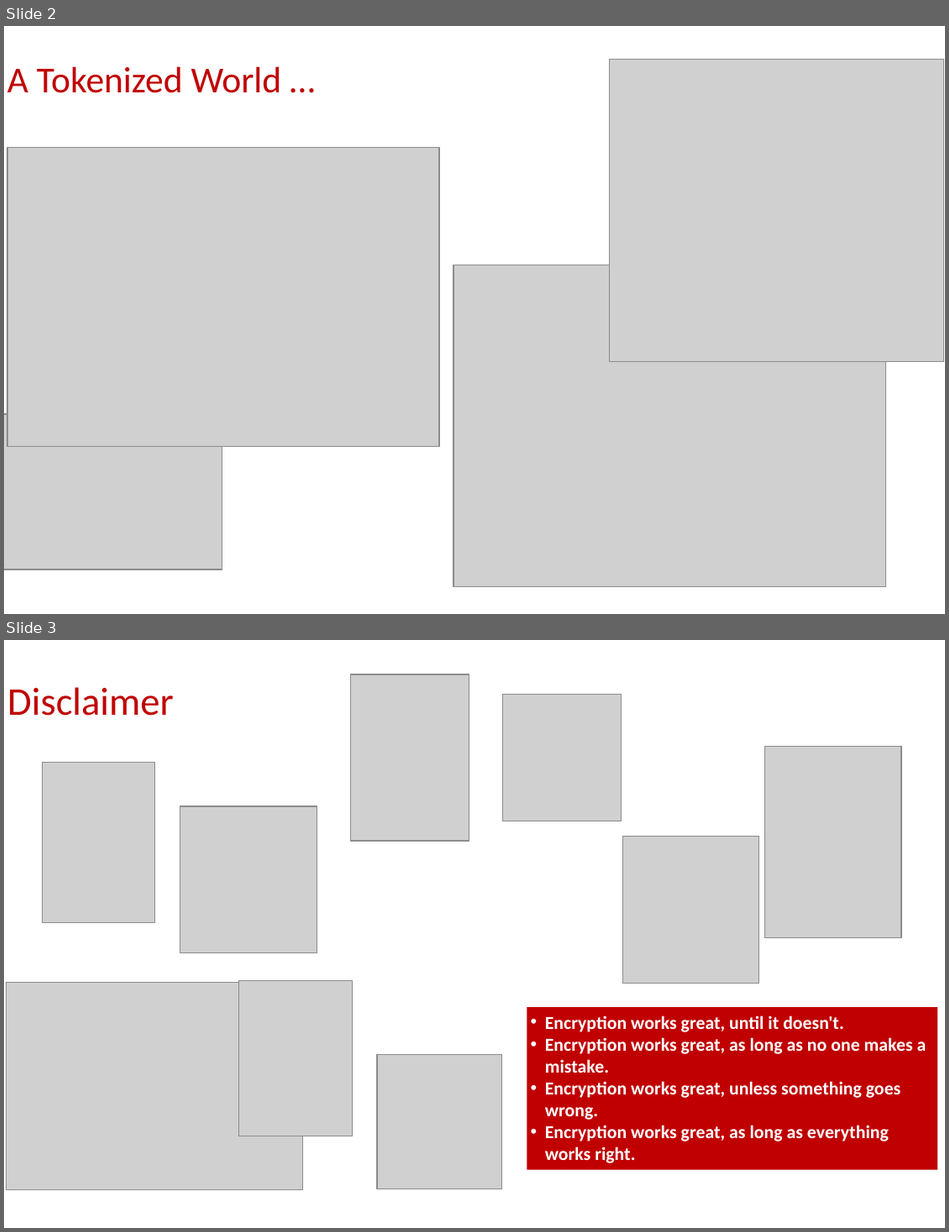
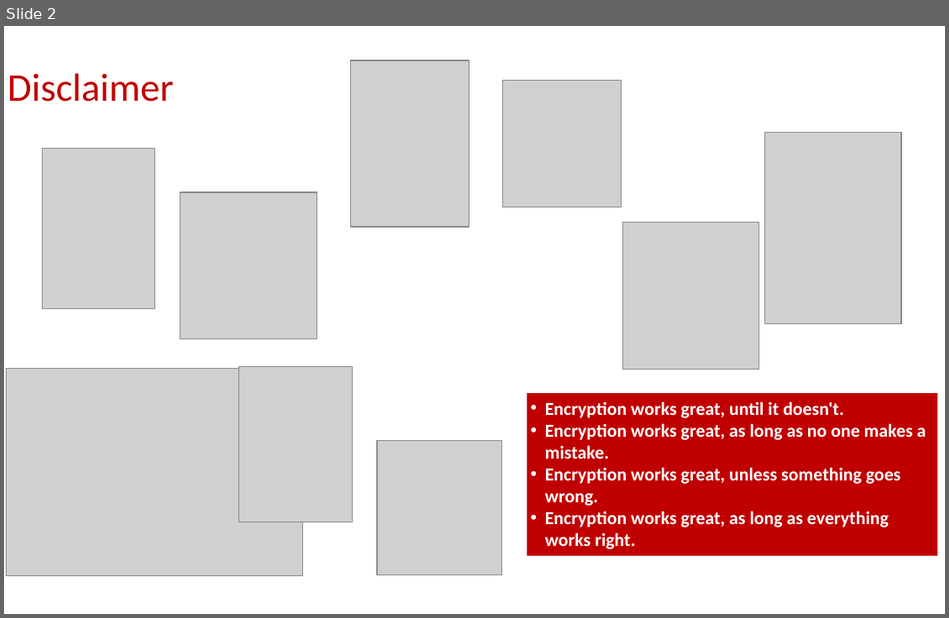
Before and after one commit to billbuchanan/appliedcrypto, a slide deck: unit00_introduction/unit01_introduction.pptx. Shown one above the other, each under a label of ours: slides 2 and 3 before the commit, slide 2 after it. The pictures are 949x1232 and 949x618 pixels, drawn with LibreOffice and Linux fonts; fonts in the diff are those of the drawing; grey boxes stand for pictures. Boxes give left, top, right and bottom in pixels: in the first picture for what was removed or moved away, otherwise in the second. Text is boxed around its words. In the diff, an @@ line names an element or a change of style, - is before the commit and + after.

```diff
--- a/unit00_introduction/unit01_introduction.pptx
+++ b/unit00_introduction/unit01_introduction.pptx
@@ slide 2 removed at (4, 26, 945, 614), background #FFFFFF @@
@@ title removed at (7, 66, 282, 93) @@
-A Tokenized World …
@@ picture removed at (609, 59, 944, 361) @@
@@ picture removed at (7, 147, 440, 447) @@
@@ picture removed at (453, 265, 887, 585) @@
@@ picture removed at (4, 415, 222, 569) @@
@@ what was slide 3 is now slide 2 @@
```
Also in this commit, not shown: 13 slides changed, 1 slide added, 5 other files.
